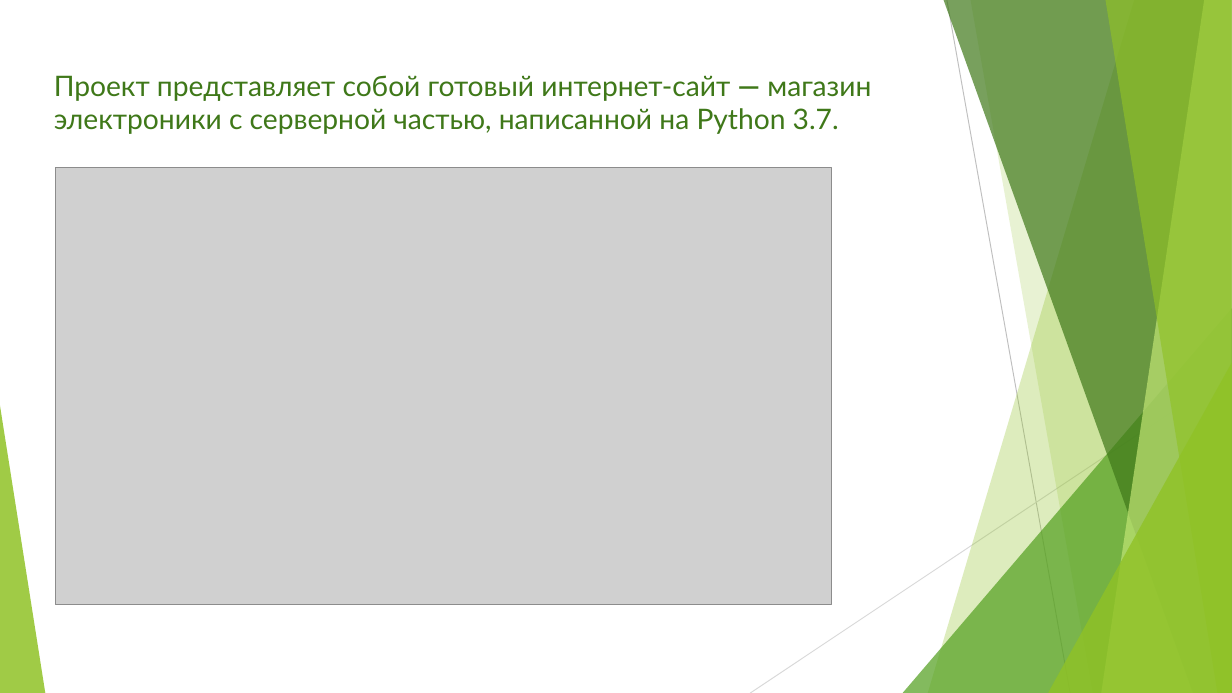
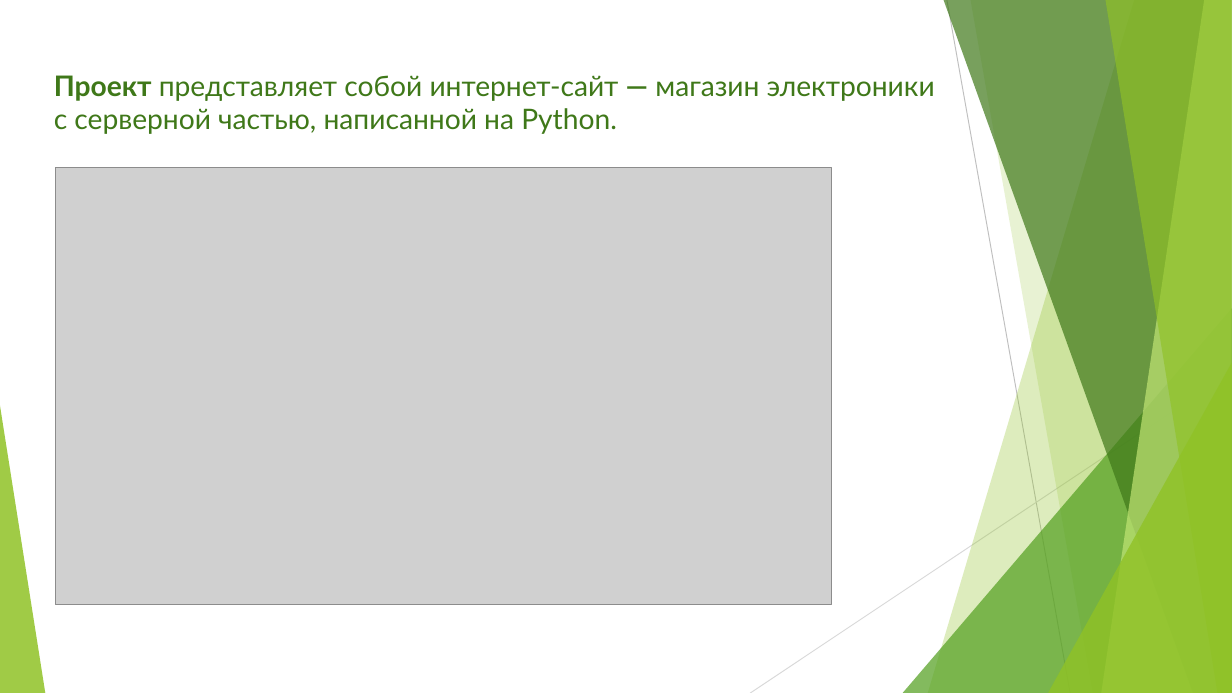
Before and after one commit to vlad120/Re_restore, a slide deck: slide 2 of Documents/WebServer project presentation.pptx. Drawn at 1232x693 pixels with LibreOffice and Linux fonts; fonts in the diff are those of the drawing; grey boxes stand for pictures. Boxes give left, top, right and bottom in pixels: in the first picture for what was removed or moved away, otherwise in the second. Text is boxed around its words. In the diff, an @@ line names an element or a change of style, - is before the commit and + after.

```diff
--- a/Documents/WebServer project presentation.pptx
+++ b/Documents/WebServer project presentation.pptx
@@ text at [54, 75, 935, 134]: text changed @@
-Проект представляет собой готовый интернет-сайт — магазин электроники с серверной частью, написанной на Python 3.7.
+Проект представляет собой интернет-сайт — магазин электроники с серверной частью, написанной на Python.
```
Also in this commit, not shown: 4 slides added, 1 slide removed, 3 other files.
